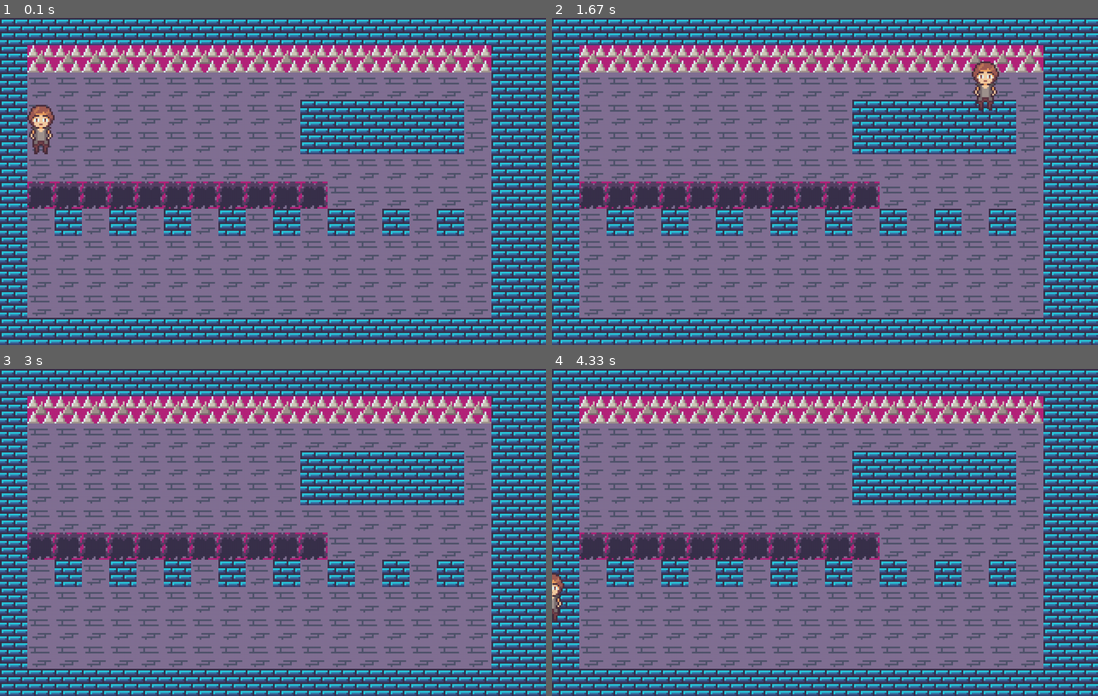
Above: before the commit, frames 1-4 (two rows, left to right).
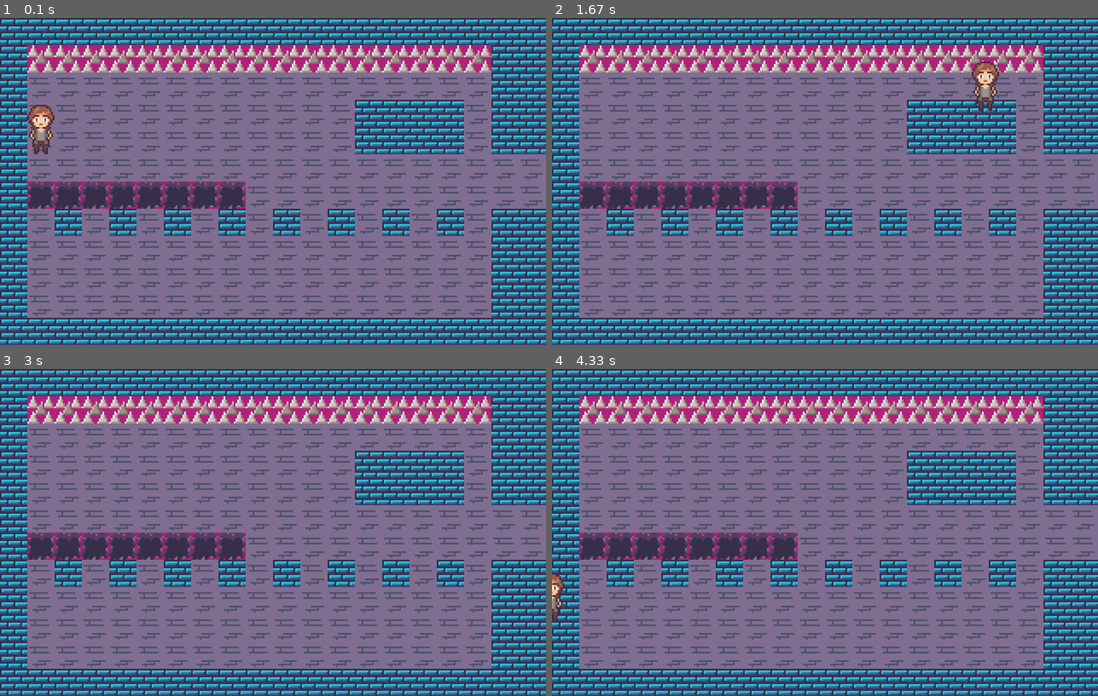
Above: after the commit, the same moments.

Repository: KakeinNoriaki/pygame_project
Game: pygame game, started from main.py
The game is run twice, just before and just after one commit, with the same random seed, the same clock (stepped at 60 frames per second) and the same inputs.
Inputs:
- Up to frame 1 (0.1 s): no input
- Up to frame 2 (1.67 s): hold D 0.33-0.8 s; hold W 0.83-1.13 s; hold D 1.17-1.63 s
- Up to frame 3 (3 s): hold A 1.67-2.2 s; hold S 2.23-2.53 s; hold A 2.57-2.97 s
- Up to frame 4 (4.33 s): hold D 3.4-4.03 s; hold S from 4.07 s (still down)

The runs differ from the first frame. In frame 1, 4.3% of the frame differs, in the area x 45-100%, y 25-59%; in frame 2, 4.3%; in frame 3, 4.3%; in frame 4, 4.3%.

Commit message:
сделал перемещение между комнтами

Diff:
--- a/main.py
+++ b/main.py
@@ -1,5 +1,4 @@
 import pygame
-import random
 import sys
 import os
 import time
@@ -37,6 +36,9 @@
                         print(self.hp)
                         self.get_out_of_the_wall_or_trap(coll.rect.x, coll.rect.y, 45)
                         time.sleep(0.5)
+                if coll.image == tile_images['door_right']:
+                    if self.rect.collidepoint(coll.rect.center):
+                        load_new_lvl()
 
     def get_out_of_the_wall_or_trap(self, coll_rect_x, coll_rect_y, mod):
         if self.rect.x + 15 < coll_rect_x:
@@ -54,7 +56,7 @@
     #  тут крч сами как нибудь
 
 
-def load_image(name, colorkey=None):
+def load_image(name):
     fullname = os.path.join(name)
     if not os.path.isfile(fullname):
         print(f"Файл с изображением '{fullname}' не найден")
@@ -64,6 +66,7 @@
 
 
 def load_level(filename):
+    global level_map
     filename = filename
     with open(filename, 'r') as mapFile:
         level_map = [line.strip() for line in mapFile]
@@ -72,7 +75,6 @@
 
 
 def generate_level(level):
-    new_player, x, y = None, None, None
     for y in range(len(level)):
         for x in range(len(level[y])):
             if level[y][x] == '.':
@@ -86,7 +88,19 @@
                 Tile('pit', x, y)
             elif level[y][x] == '1':
                 Tile('spike', x, y)
+            elif level[y][x] == 'E':
+                Tile('door_right', x, y)
     return new_player, x, y
+
+
+def load_new_lvl():
+    global player, level_x, level_y, level_map, all_sprites
+    all_sprites = pygame.sprite.Group()
+    player.kill()
+    level_map = load_level('map_2.txt')
+    player, level_x, level_y = generate_level(level_map)
+    all_sprites.add(player)
+    print(all_sprites)
 
 
 WIDTH = 1280
@@ -103,7 +117,7 @@
     'floor': load_image("assets\_rooms\_room_tiles_1\_floor_tile.png"),
     'spike': load_image("assets\_rooms\_room_tiles_1\spike_tile.png"),
     'pit': load_image("assets\_rooms\_room_tiles_1\pit_tile.png"),
-    'door_up': load_image("assets\_rooms\_room_tiles_1\door_up.png"),
+    'door_right': load_image("assets\_rooms\_room_tiles_1\_floor_tile.png"),
 }
 
 pygame.display.set_caption("Pygame_project")
@@ -113,16 +127,18 @@
 tile_width = tile_height = 64
 pygame.init()
 screen = pygame.display.set_mode((WIDTH, HEIGHT))
+bgk = pygame.Surface((WIDTH, HEIGHT))
 clock = pygame.time.Clock()
 pygame.key.set_repeat(1, 1)
+player_image = load_image('assets\player\down\player_move_down_1.png')
 
-level_map = load_level('map.txt')
-player_image = load_image('assets\player\down\player_move_down_1.png')
-player, level_x, level_y = generate_level(load_level('map.txt'))
+level_map = load_level('map_1.txt')
+player, level_x, level_y = generate_level(level_map)
 all_sprites.add(player)
 
 
 def main():
+    print(all_sprites)
     running = True
     while running:
         clock.tick(FPS)
--- /dev/null
+++ b/map_1.txt
@@ -0,0 +1,12 @@
+####################
+#11111111111111111##
+#.................##
+#............####.##
+#@...........####.##
+#..................E
+#OOOOOOOO..........E
+#.#.#.#.#.#.#.#.#.##
+#.................##
+#.................##
+#.................##
+####################
--- a/map.txt
+++ b/map_2.txt
@@ -1,10 +1,10 @@
 ####################
 #11111111111111111##
 #.................##
-#..........######.##
-#@.........######.##
-#.................##
-#OOOOOOOOOOO......##
+#............####.##
+E@...........####.##
+E.................##
+#OOOOOOOO.........##
 #.#.#.#.#.#.#.#.#.##
 #.................##
 #.................##
